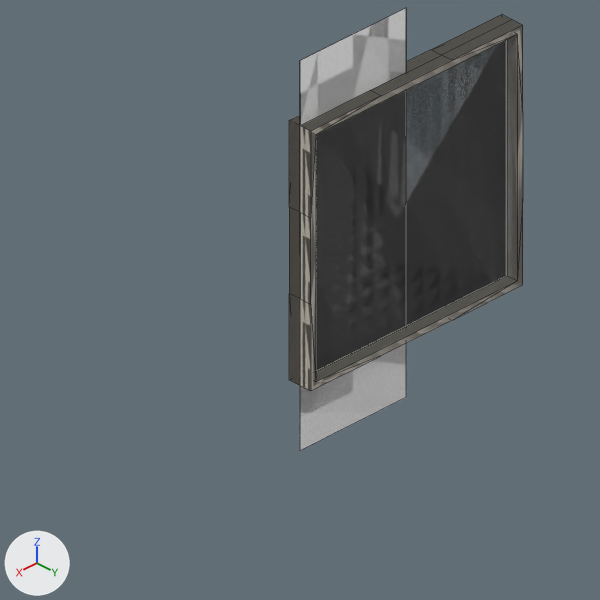
Before and after pictures for a commit that changed the Blender file models.blend.
Rendered twice from the file's camera 'Camera'. The axes (+X, +Y, +Z) are drawn at lower left. The lights are the same throughout. Mesh edges are drawn as thin lines.

Before the edit, the objects in view are built like this:
```python
me_plane_001 = bpy.data.meshes.new('Plane.001')
me_plane_001.from_pydata(...)  # 32 vertices, 32 faces; spans x -0.5..0.5, y -0.5..0.5, z 0.0..0.05
me_plane_001.materials.append(mat_tile_marker_bake)  # picture img_tile_marker_bake
me_plane_004 = bpy.data.meshes.new('Plane.004')
me_plane_004.from_pydata(...)  # 52 vertices, 50 faces; spans x -1.5..0.5, y 0.4..0.6, z 0.5..2.5
me_plane_004.materials.append(mat_double_window_bake)  # picture img_double_window_bake
me_plane_005 = bpy.data.meshes.new('Plane.005')
me_plane_005.from_pydata(...)  # 4 vertices, 1 face; spans x -0.5..0.5, y 0.5, z 0.0..2.0
me_plane_005.materials.append(mat_double_window_mask_bake)  # picture img_double_window_mask
me_plane_006 = bpy.data.meshes.new('Plane.006')
me_plane_006.from_pydata([(-0.5, 0.5, 0.0), (0.5, 0.5, 0.0), (-0.5, 0.5, 2.0), (0.5, 0.5, 2.0), (-0.5, 0.5, 1.67), (-0.5, 0.5, 0.33), (0.5, 0.5, 0.33), (0.5, 0.5, 1.67)], [], [(4, 7, 3, 2), (0, 1, 6, 5)])
me_plane_006.materials.append(mat_double_window_mask)  # white #e7e7e7
ob_double_window_bake = bpy.data.objects.new('Double_Window.Bake', me_plane_004)
ob_double_window_bake.location = (0.0, 0.0, 0.0)
ob_double_window_mask = bpy.data.objects.new('Double_Window.Mask', me_plane_006)
ob_double_window_mask.location = (0.0, 0.0, 0.0)
ob_double_window_mask.scale = (1.0, 1.0, 1.5)
ob_double_window_mask_bake = bpy.data.objects.new('Double_Window.Mask.Bake', me_plane_005)
ob_double_window_mask_bake.location = (0.0, 0.0, 0.0)
ob_double_window_mask_bake.scale = (1.0, 1.0, 1.5)
ob_tile_marker_bake = bpy.data.objects.new('Tile_Marker.Bake', me_plane_001)
ob_tile_marker_bake.location = (0.0, 0.0, 0.0)
ob_tile_marker_bake.hide_set(True)  # its collection is switched off
# also in view: 'Double_Window' at (-0.5, 0.5, 1.5)
```
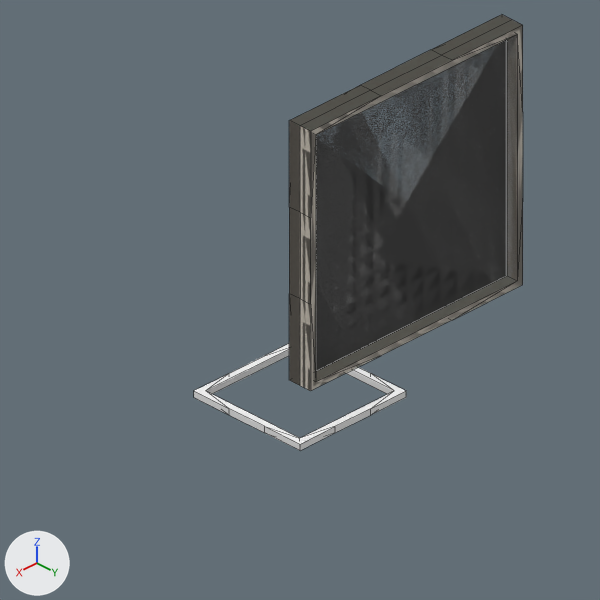
Commit message: tweak to double window

What changed in the scene script:
```text
Change ob_double_window_mask_bake:
    add ob_double_window_mask_bake.hide_set(True)
Change ob_double_window_mask:
    add ob_double_window_mask.hide_set(True)
Change ob_tile_marker_bake:
    remove ob_tile_marker_bake.hide_set(True)  # its collection is switched off
```

Where the change shows, as pixel boxes (x1, y1, x2, y2) in the pictures (600 x 600 px):
'Double_Window.Mask.Bake', hidden
    before: (300, 9, 406, 450)
'Double_Window.Mask', hidden
    before: (300, 8, 406, 450)
'Tile_Marker.Bake', shown
    after: (194, 344, 406, 450)
